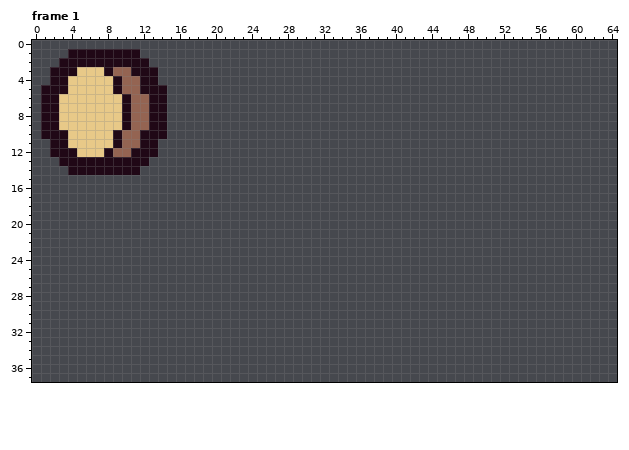
A pixel-art file gets an edit: assets/aseprite/and-items.aseprite. Above is the file before it was changed.
256x256 pixels, 4 frames. Shown: frame 1: x 0..64, y 0..37. The commit also changed other frames, which this record leaves out.
The same view after the edit:
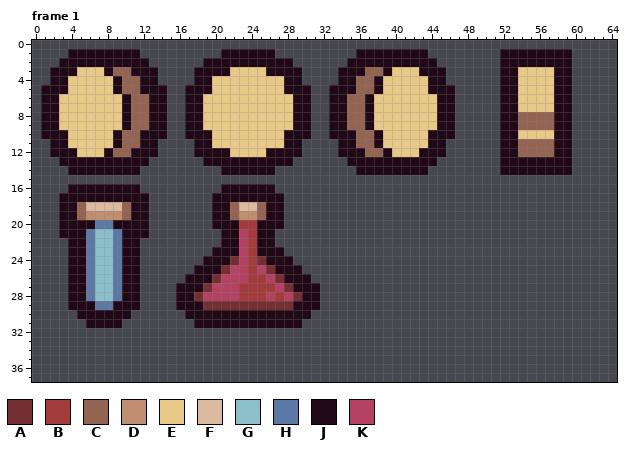
Palette (. is transparent): A #732f31  B #a23c3c  C #946452  D #c08e70  E #e8c988  F #dcbaa0  G #8bc0ca  H #5c79a6  J #200816  K #b64263
What changed:
layer "Vials" added
Frame 1, layers "Vials", "Coin":
y 1: x 21..26 ...... -> JJJJJJ; x 36..43 ........ -> JJJJJJJJ; x 52..59 ........ -> JJJJJJJJ
y 2: x 19..28 .......... -> JJJJJJJJJJ; x 35..44 .......... -> JJJJJJJJJJ; x 52..59 ........ -> JJJJJJJJ
y 3: x 18..29 ............ -> JJJJEEEEJJJJ; x 34..45 ............ -> JJJCCJEEEJJJ; x 52..59 ........ -> JJEEEEJJ
y 4: x 18..29 ............ -> JJEEEEEEEEJJ; x 34..45 ............ -> JJCCJEEEEEJJ; x 52..59 ........ -> JJEEEEJJ
y 5: x 17..30 .............. -> JJJEEEEEEEEJJJ; x 33..46 .............. -> JJJCCJEEEEEJJJ; x 52..59 ........ -> JJEEEEJJ
y 6..7: x 17..30 .............. -> JJEEEEEEEEEEJJ; x 33..46 .............. -> JJCCJEEEEEEEJJ; x 52..59 ........ -> JJEEEEJJ
y 8..9: x 17..30 .............. -> JJEEEEEEEEEEJJ; x 33..46 .............. -> JJCCJEEEEEEEJJ; x 52..59 ........ -> JJCCCCJJ
y 10: x 17..30 .............. -> JJJEEEEEEEEJJJ; x 33..46 .............. -> JJJCCJEEEEEJJJ; x 52..59 ........ -> JJEEEEJJ
y 11: x 18..29 ............ -> JJEEEEEEEEJJ; x 34..45 ............ -> JJCCJEEEEEJJ; x 52..59 ........ -> JJCCCCJJ
y 12: x 18..29 ............ -> JJJJEEEEJJJJ; x 34..45 ............ -> JJJCCJEEEJJJ; x 52..59 ........ -> JJCCCCJJ
y 13: x 19..28 .......... -> JJJJJJJJJJ; x 35..44 .......... -> JJJJJJJJJJ; x 52..59 ........ -> JJJJJJJJ
y 14: x 21..26 ...... -> JJJJJJ; x 36..43 ........ -> JJJJJJJJ; x 52..59 ........ -> JJJJJJJJ
y 16: x 4..11 ........ -> JJJJJJJJ; x 21..26 ...... -> JJJJJJ
y 17: x 3..12 .......... -> JJJJJJJJJJ; x 20..27 ........ -> JJJJJJJJ
y 18: x 3..12 .......... -> JJCFFFFCJJ; x 20..27 ........ -> JJCFFCJJ
y 19: x 3..12 .......... -> JJCDDDDCJJ; x 20..27 ........ -> JJCDDCJJ
y 20: x 3..12 .......... -> JJJJHHJJJJ; x 20..27 ........ -> JJJBBJJJ
y 21: x 3..12 .......... -> JJJHGGHJJJ; x 21..26 ...... -> JJKBJJ
y 22: x 4..11 ........ -> JJHGGHJJ; x 21..26 ...... -> JJKBJJ
y 23: x 4..11 ........ -> JJHGGHJJ; x 20..27 ........ -> JJJKBJJJ
y 24: x 4..11 ........ -> JJHGGHJJ; x 19..28 .......... -> JJJAKBAJJJ
y 25: x 4..11 ........ -> JJHGGHJJ; x 18..29 ............ -> JJJAKKBKAJJJ
y 26: x 4..11 ........ -> JJHGGHJJ; x 17..30 .............. -> JJJAKKKBBKAJJJ
y 27: x 4..11 ........ -> JJHGGHJJ; x 16..31 ................ -> JJJAKKKBBBBKAJJJ
y 28: x 4..11 ........ -> JJHGGHJJ; x 16..31 ................ -> JJAKKKKBBBKBKAJJ
y 29: x 4..11 ........ -> JJJHHJJJ; x 16..31 ................ -> JJJAAAAAAAAAAJJJ
y 30: x 5..10 ...... -> JJJJJJ; x 17..30 .............. -> JJJJJJJJJJJJJJ
y 31: x 6..9 .... -> JJJJ; x 18..29 ............ -> JJJJJJJJJJJJ
